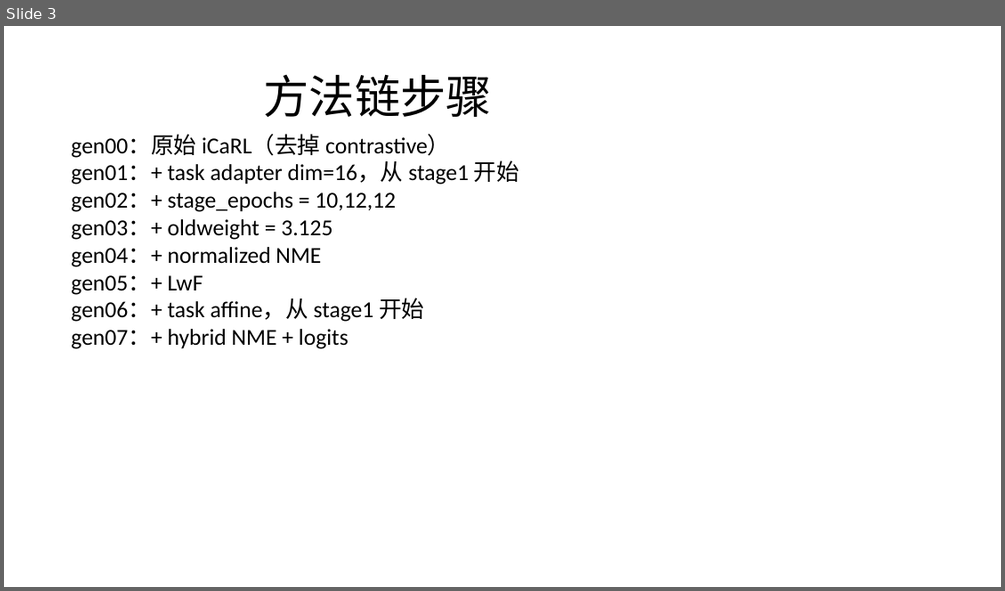
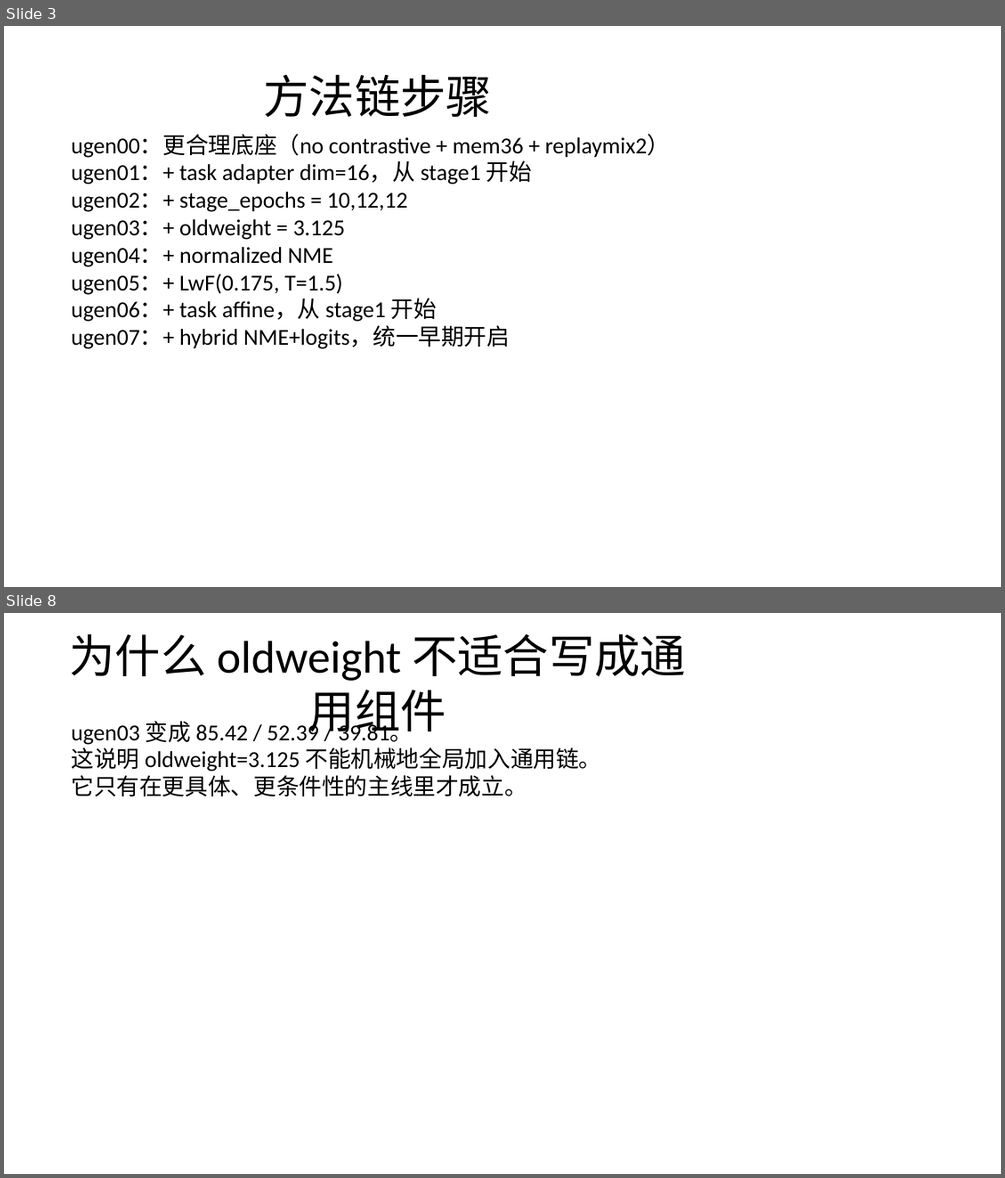
Before and after one commit to DevDreamerCB/iCaRL_codex, a slide deck: research/general_methods_chain_20260323_zh.pptx. Shown one above the other, each under a label of ours: slide 3 before the commit, slides 3 and 8 after it; the slides between them are not shown. The pictures are 1005x591 and 1005x1178 pixels, drawn with LibreOffice and Linux fonts; fonts in the diff are those of the drawing. Boxes give left, top, right and bottom in pixels: in the first picture for what was removed or moved away, otherwise in the second. Text is boxed around its words. In the diff, an @@ line names an element or a change of style, - is before the commit and + after.

Commit message:
Correct universal methods chain with replaymix base

```diff
--- a/research/general_methods_chain_20260323_zh.pptx
+++ b/research/general_methods_chain_20260323_zh.pptx
@@ slide 8 added at [4,613,1001,1174], background #FFFFFF @@
@@ title added at [70,634,686,739], 44 pt, text #000000 @@
+为什么 oldweight 不适合写成通用组件
@@ text added at [71,721,601,796], 22 pt, text #000000 @@
+ugen03 变成 85.42 / 52.39 / 39.81。
+这说明 oldweight=3.125 不能机械地全局加入通用链。
+它只有在更具体、更条件性的主线里才成立。
@@ slide 3 changed as well @@
@@ text at [71,135,670,349]: text changed @@
-gen00：原始 iCaRL（去掉 contrastive）
-gen01：+ task adapter dim=16，从 stage1 开始
-gen02：+ stage_epochs = 10,12,12
-gen03：+ oldweight = 3.125
-gen04：+ normalized NME
-gen05：+ LwF
-gen06：+ task affine，从 stage1 开始
-gen07：+ hybrid NME + logits
+ugen00：更合理底座（no contrastive + mem36 + replaymix2）
+ugen01：+ task adapter dim=16，从 stage1 开始
+ugen02：+ stage_epochs = 10,12,12
+ugen03：+ oldweight = 3.125
+ugen04：+ normalized NME
+ugen05：+ LwF(0.175, T=1.5)
+ugen06：+ task affine，从 stage1 开始
+ugen07：+ hybrid NME+logits，统一早期开启
```
Also in this commit, not shown: 2 other slides changed, 8 other slides added, 8 slides removed, 6 other files.
